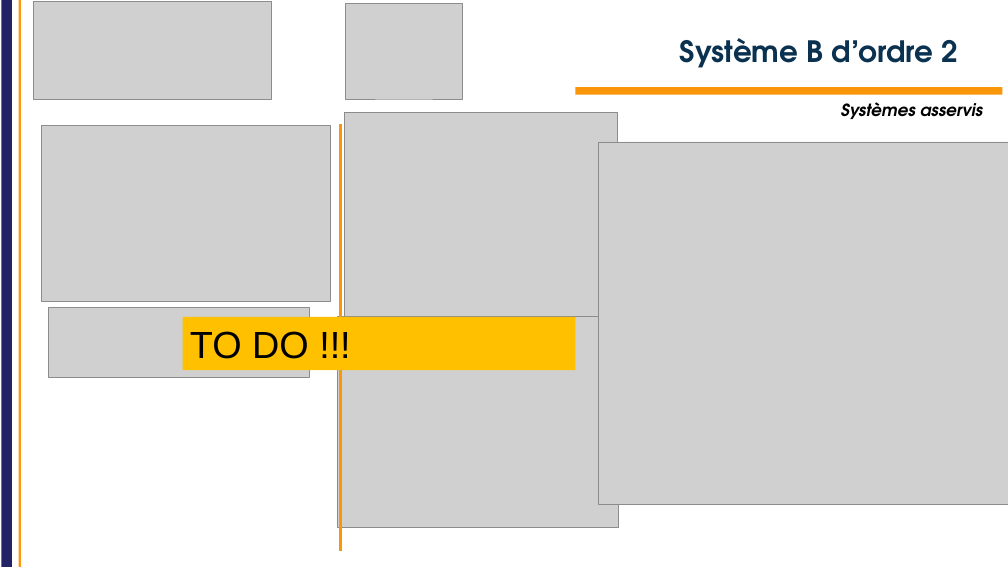
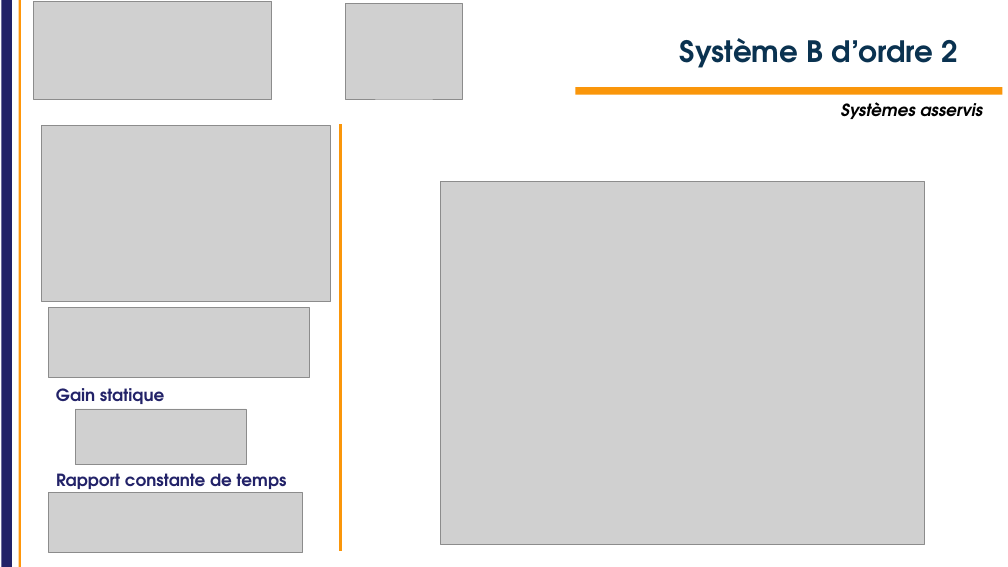
Before and after one commit to IOGS-Digital-Methods/semester-5, a slide deck: slide 21 of OptoElectronique/TD/2026/TD_asservissement/S5_OptoElectronique_TD_auto_2026.pptx. Drawn at 1008x567 pixels with LibreOffice and Linux fonts; fonts in the diff are those of the drawing; grey boxes stand for pictures; background and template pictures are left out. Boxes give left, top, right and bottom in pixels: in the first picture for what was removed or moved away, otherwise in the second. Text is boxed around its words. In the diff, an @@ line names an element or a change of style, - is before the commit and + after.

```diff
--- a/OptoElectronique/TD/2026/TD_asservissement/S5_OptoElectronique_TD_auto_2026.pptx
+++ b/OptoElectronique/TD/2026/TD_asservissement/S5_OptoElectronique_TD_auto_2026.pptx
@@ rectangle removed at [28,5,380,110] @@
@@ picture removed at [345,112,617,316] @@
@@ picture removed at [599,142,1008,505] @@
@@ picture added at [441,181,925,544] @@
@@ rectangle removed at [182,317,575,371] @@
-TO DO !!!
@@ picture removed at [337,317,619,528] @@
@@ text added at [56,388,165,404], 16 pt, text #222268, bold @@
+Gain statique
@@ picture added at [75,409,246,465] @@
@@ text added at [56,473,287,494], 16 pt, text #222268, bold @@
+Rapport constante de temps
@@ picture added at [48,493,302,553] @@
```
Also in this commit, not shown: 1 other slide changed, 4 slides added, 16 other files.
